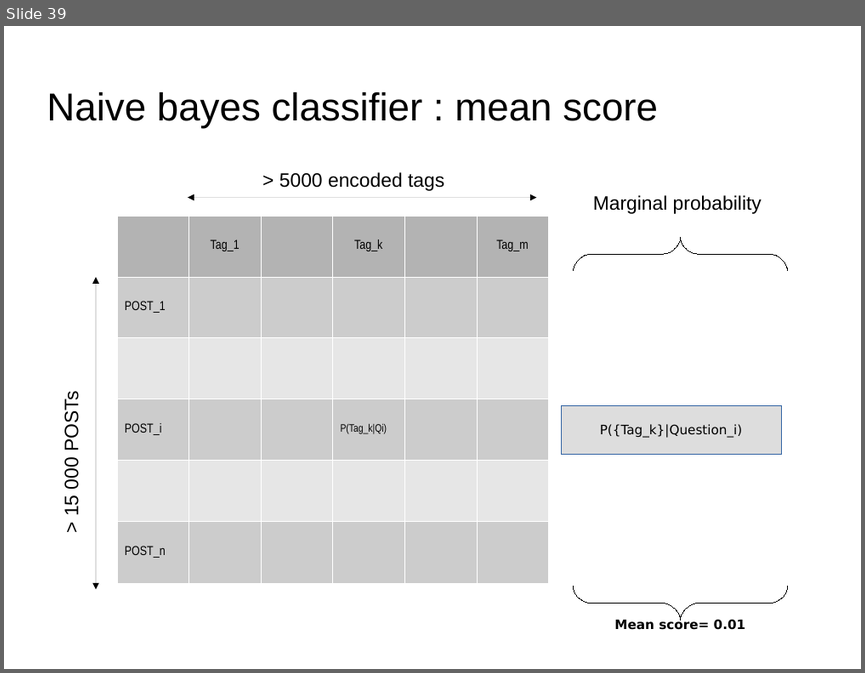
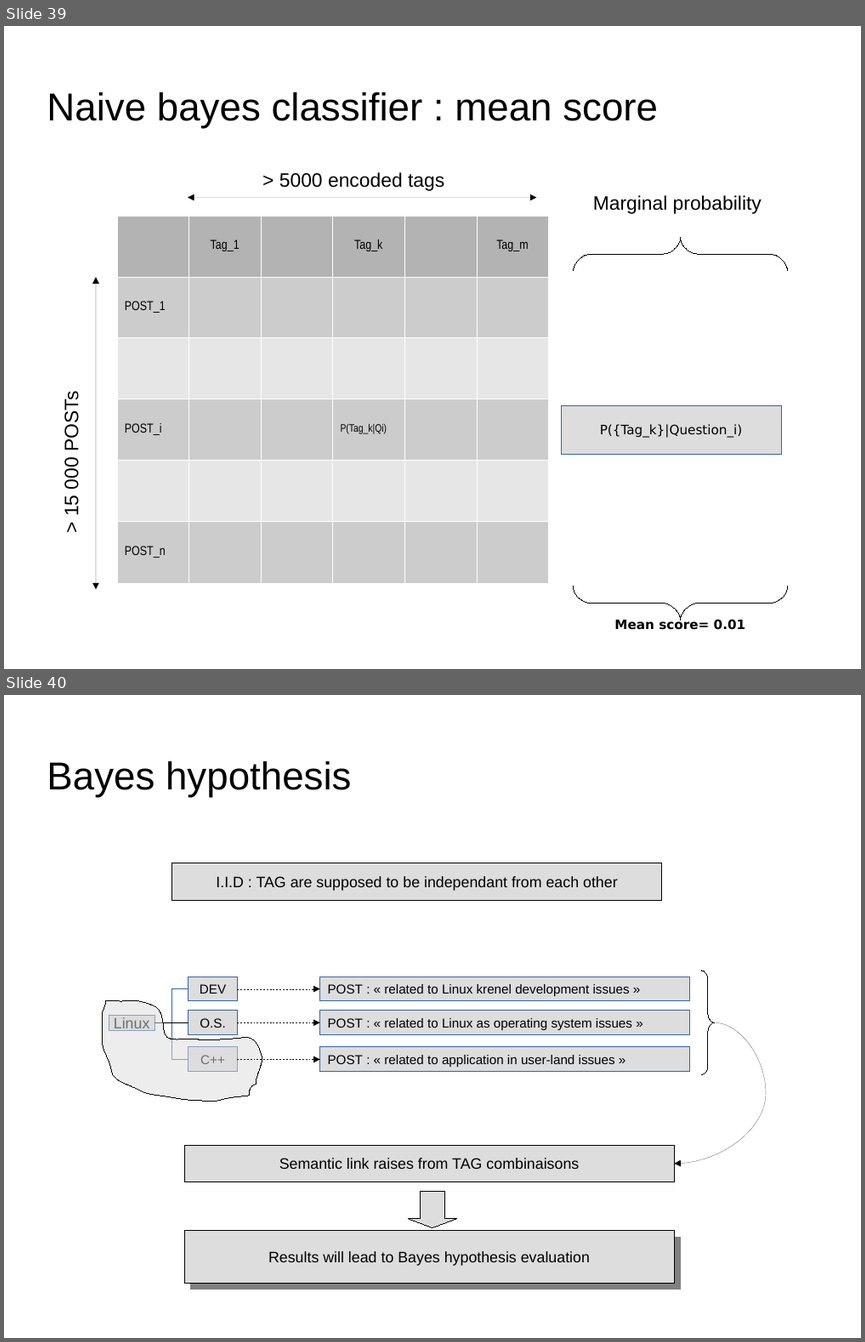
Before and after one commit to dataforcast/OC_Datascientist, a slide deck: P6/report/Openclassrooms_ParcoursDatascientist_P6-V1.odp. Shown one above the other, each under a label of ours: slide 39 before the commit, slides 39 and 40 after it. The pictures are 865x673 and 865x1342 pixels, drawn with LibreOffice and Linux fonts; fonts in the diff are those of the drawing; background and template pictures are left out. Boxes give left, top, right and bottom in pixels: in the first picture for what was removed or moved away, otherwise in the second. Text is boxed around its words. In the diff, an @@ line names an element or a change of style, - is before the commit and + after.

```diff
--- a/P6/report/Openclassrooms_ParcoursDatascientist_P6-V1.odp
+++ b/P6/report/Openclassrooms_ParcoursDatascientist_P6-V1.odp
@@ slide 40 added at (x1=4, y1=695, x2=861, y2=1338), background picture (left out) @@
@@ title added at (x1=46, y1=761, x2=351, y2=798), 36 pt, text #000000 @@
+Bayes hypothesis
@@ rectangle added at (x1=172, y1=863, x2=663, y2=900), fill #DDDDDD, outline #000000 0 pt, 14 pt, text #000000 @@
+I.I.D : TAG are supposed to be independant from each other
@@ freeform shape added at (x1=702, y1=970, x2=715, y2=1074), outline #000000 0 pt @@
@@ freeform shape added at (x1=102, y1=1000, x2=262, y2=1100), fill #DDDDDD at 50% opacity, outline #000000 0 pt @@
@@ elbow line added from (154, 1022) to (188, 989), #3465A4 0 pt @@
@@ rectangle added at (x1=188, y1=976, x2=237, y2=1000), fill #DDDDDD, outline #3465A4 0 pt, 12 pt, text #000000 @@
+DEV
@@ arrow added from (237, 989) to (319, 989), #000000 0 pt @@
@@ rectangle added at (x1=319, y1=976, x2=689, y2=1000), fill #DDDDDD, outline #3465A4 0 pt, 12 pt, text #000000 @@
+POST : « related to Linux krenel development issues »
@@ rectangle added at (x1=109, y1=1015, x2=154, y2=1030), fill #DDDDDD, outline #3465A4 0 pt, 14 pt, text #000000 @@
+Linux
@@ elbow line added from (154, 1022) to (188, 1060), #3465A4 0 pt @@
@@ line added from (154, 1022) to (188, 1022), #000000 0 pt @@
@@ rectangle added at (x1=188, y1=1010, x2=237, y2=1035), fill #DDDDDD, outline #3465A4 0 pt, 12 pt, text #000000 @@
+O.S.
@@ arrow added from (237, 1022) to (319, 1022), #000000 0 pt @@
@@ rectangle added at (x1=319, y1=1010, x2=689, y2=1035), fill #DDDDDD, outline #3465A4 0 pt, 12 pt, text #000000 @@
+POST : « related to Linux as operating system issues »
@@ curved arrow added from (714, 1022) to (674, 1163), #000000 0 pt @@
@@ rectangle added at (x1=188, y1=1047, x2=237, y2=1072), fill #DDDDDD, outline #3465A4 0 pt, 12 pt, text #000000 @@
+C++
@@ rectangle added at (x1=319, y1=1047, x2=689, y2=1072), fill #DDDDDD, outline #3465A4 0 pt, 12 pt, text #000000 @@
+POST : « related to application in user-land issues »
@@ arrow added from (237, 1060) to (319, 1060), #000000 0 pt @@
@@ rectangle added at (x1=184, y1=1145, x2=674, y2=1182), fill #DDDDDD, outline #000000 0 pt, 14 pt, text #000000 @@
+Semantic link raises from TAG combinaisons
@@ down arrow added at (x1=409, y1=1191, x2=457, y2=1228), fill #DDDDDD, outline #000000 0 pt @@
@@ rectangle added at (x1=184, y1=1231, x2=674, y2=1283), fill #DDDDDD, outline #000000 0 pt, 14 pt, text #000000 @@
+Results will lead to Bayes hypothesis evaluation
```
Also in this commit, not shown: 3 slides changed, 3 other files.
